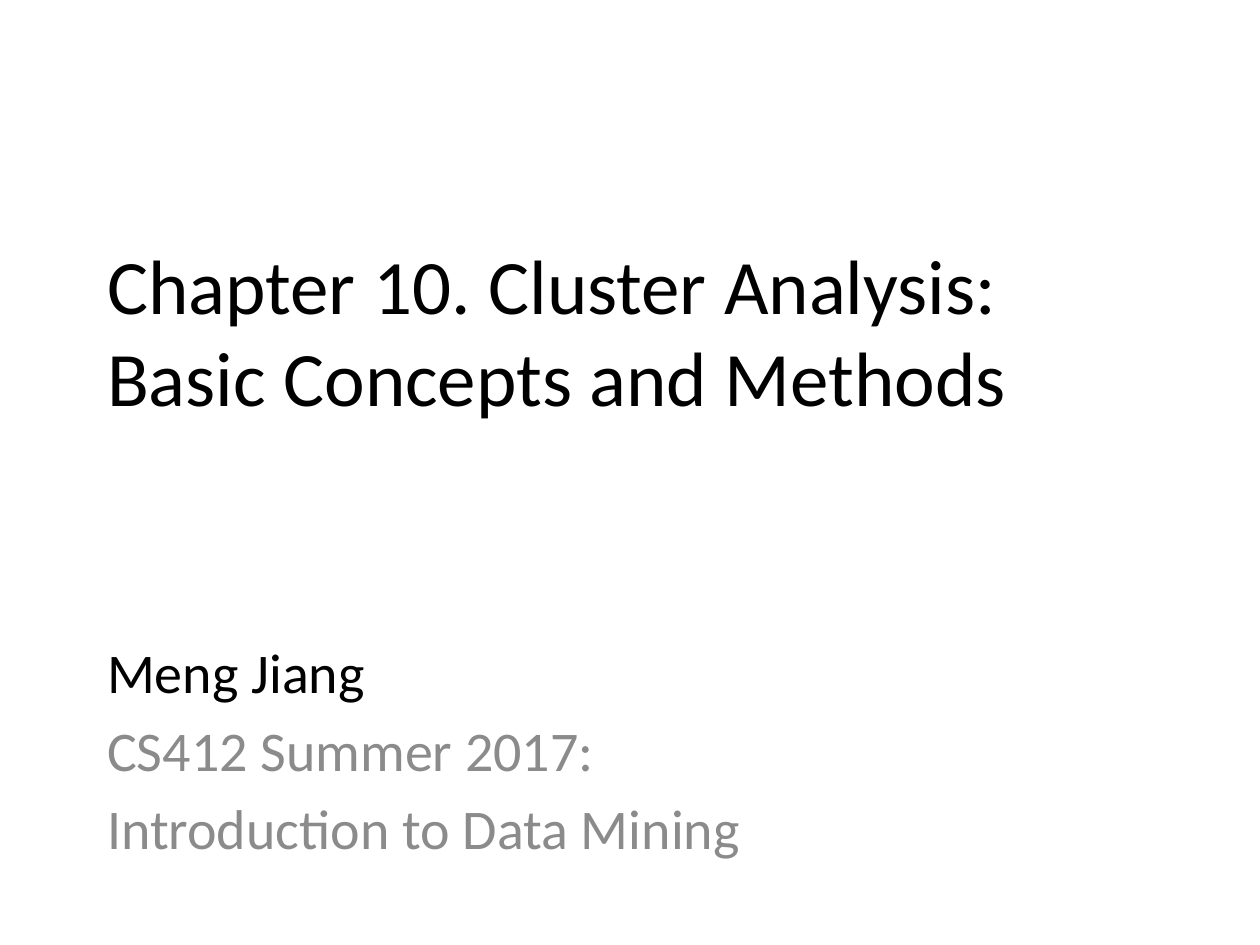
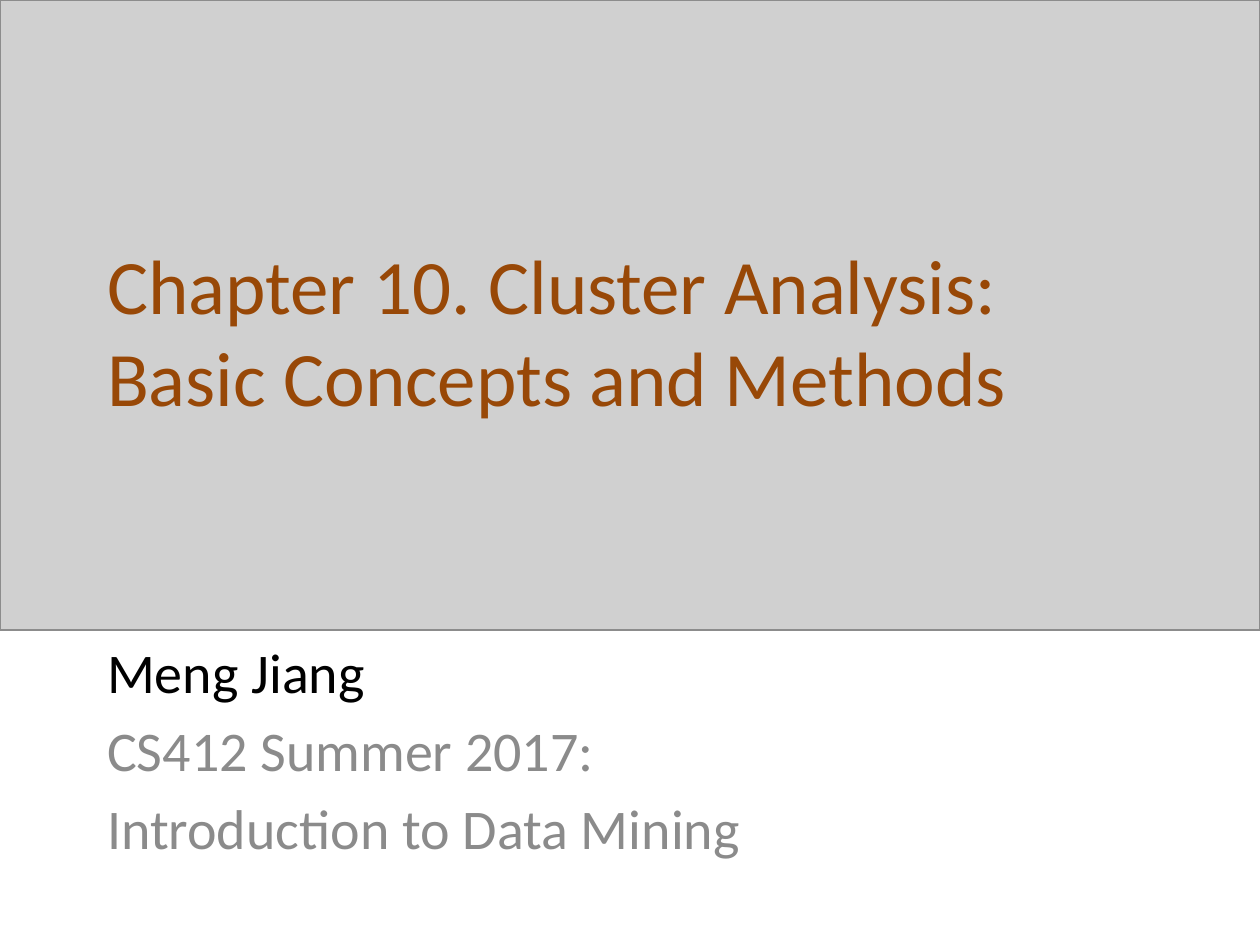
Before and after one commit to mjiang89/mjiang89.github.io, a slide deck: slide 1 of teaching/CS412Summer17-Chapter10.pptx. Drawn at 1260x945 pixels with LibreOffice and Linux fonts; fonts in the diff are those of the drawing; grey boxes stand for pictures. Boxes give left, top, right and bottom in pixels: in the first picture for what was removed or moved away, otherwise in the second. Text is boxed around its words. In the diff, an @@ line names an element or a change of style, - is before the commit and + after.

```diff
--- a/teaching/CS412Summer17-Chapter10.pptx
+++ b/teaching/CS412Summer17-Chapter10.pptx
@@ picture added at <box>0,0,1260,630</box> @@
@@ title "Chapter 10. Cluster Analysis: Basic ..." at <box>107,260,1006,419</box>: text colour #000000 to #984807 @@
```
Also in this commit, not shown: 40 other slides changed, 4 other files.
